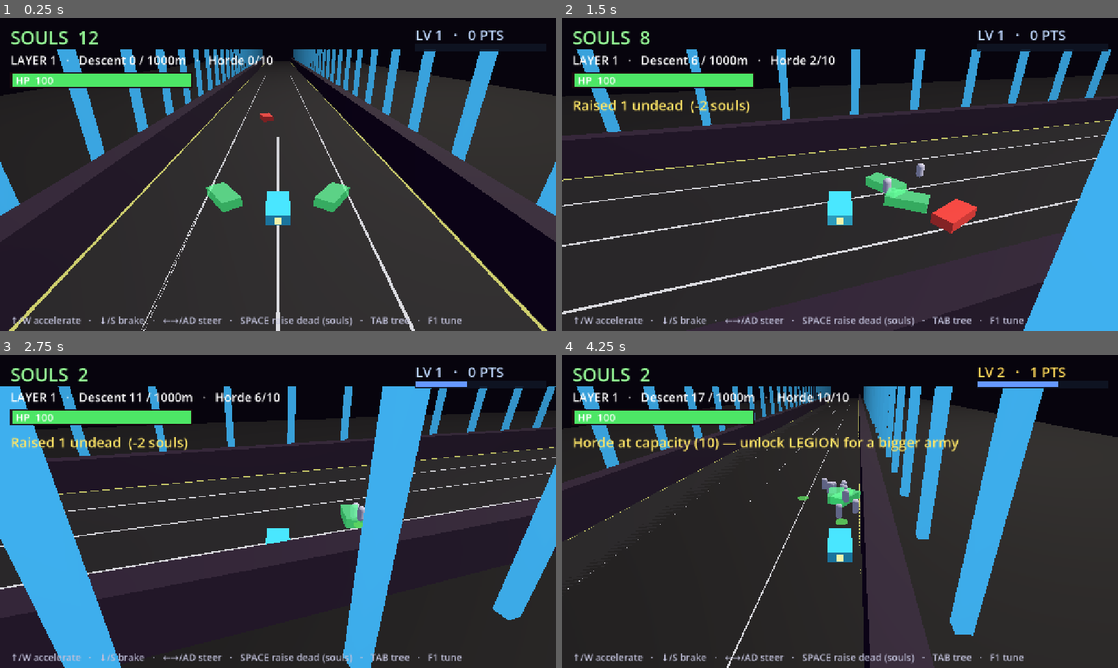
Above: before the commit, frames 1-4 (two rows, left to right).
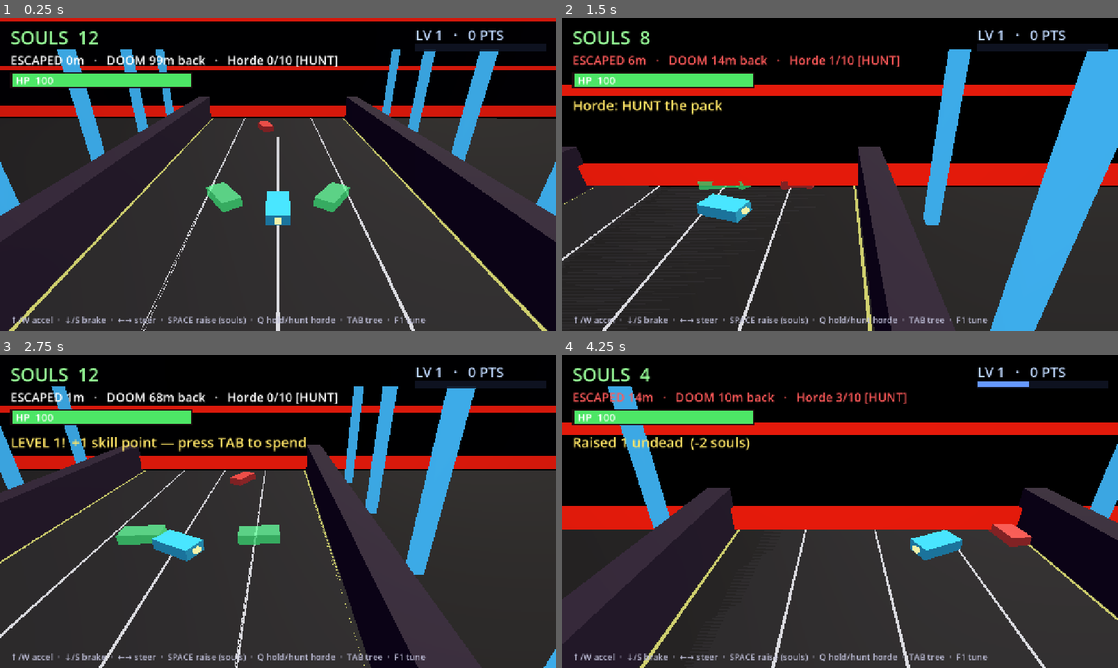
Above: after the commit, the same moments.

Repository: sbanders1/pitfall
Game: Godot game, scene res://scenes/Main.tscn
Same seed, same stepped clock (60 frames per second), same inputs: the game is played once before the commit and once after it.
Inputs (mouse positions are in pixels of both pictures, inside the frame that each line leads up to):
- Up to frame 1 (0.25 s): no input
- Up to frame 2 (1.5 s): tap Enter at 0.5, 0.6 s; move the mouse to (962, 158) at 0.52 s; hold D 0.53-1.28 s; tap Space at 0.77, 1.07 s; tap Q at 0.8, 1.35 s; move the mouse to (728, 190) at 1.27 s; hold S from 1.28 s (still down)
- Up to frame 3 (2.75 s): tap Space at 1.52, 1.55, 1.82, 2.1 s; move the mouse to (333, 442) at 2.02 s; release S at 2.03 s; hold D from 2.03 s (still down); tap Enter at 2.3 s
- Up to frame 4 (4.25 s): move the mouse to (812, 574) at 2.77 s; release D at 2.78 s; hold W 2.78-3.53 s; tap Enter at 2.85 s; tap Space at 3.02, 3.32, 3.77, 3.8, 4.07 s; tap Q at 3.05, 3.6 s; move the mouse to (1006, 558) at 3.52 s; hold A from 3.53 s (still down)

The runs differ from the first frame. In frame 1, 15% of the frame differs, in the area x 0-100%, y 0-99%; in frame 2, 48%, in the area x 0-100%, y 10-100%; in frame 3, 44%; in frame 4, 47%.

Commit message:
The Doom wall: escape-the-pit loop with run-end and horde commands
Reframes the game from descending into the pit to clawing OUT of it while
a wall of dark chases you up.

- The Doom: a wall in your rear-view that paces a fraction of your top
  speed and ramps relentlessly past it; pin to it or the run ends
- Real run loop: caught by the wall or wrecked to 0 HP ends the run with
  distance + best, SPACE to dive back in
- Horde commands (Q): HOLD THE LINE hurls the horde into the wall to shove
  it back (with recoil flash); HUNT chases rivals
- Kills shove the wall back; rivals spawn between you and the wall
- Dark Momentum buffed to +60/minion — a full horde outruns the dark
- F1 panel "The Doom" section to tune the menace live

Co-Authored-By: Claude Opus 4.8 <noreply@anthropic.com>

Diff:
--- a/scripts/Build.gd
+++ b/scripts/Build.gd
@@ -71,7 +71,7 @@
 		"cost": 2,
 		"req": ["bone_riders"],
 		"pos": Vector2(260, 100),
-		"desc": "Every minion in your legion feeds your engine. The bigger the horde at your back, the faster you fly. Raise an army and outrun the world.",
+		"desc": "Every minion in your horde feeds your engine — hard. A full legion at your back hurls you forward fast enough to outrun the dark itself. Speed IS survival.",
 	},
 	{
 		"id": "necrotic_bloom",
--- a/scripts/Enemy.gd
+++ b/scripts/Enemy.gd
@@ -137,6 +137,9 @@
 func _die() -> void:
 	Build.add_souls(2)   # harvested fuel for raising the dead
 	Build.add_xp(4)      # and progress toward your next level
+	var w := get_tree().get_nodes_in_group("world")
+	if w.size() > 0:
+		w[0].on_kill()   # a felled pursuer buys ground against the dark
 	var c := Corpse.new()
 	c.spawn_pos = global_position
 	get_parent().add_child.call_deferred(c)
--- a/scripts/HUD.gd
+++ b/scripts/HUD.gd
@@ -16,6 +16,9 @@
 var disp_level := 1
 var disp_points := 0
 var initialized := false
+var over_bg: ColorRect
+var over_lbl: Label
+var game_over_on := false
 
 const HP_BAR_W := 420.0
 const HP_BAR_H := 38.0
@@ -67,9 +70,27 @@
 	xp_fill.mouse_filter = Control.MOUSE_FILTER_IGNORE
 	add_child(xp_fill)
 
-	var help := _label(Vector2(24, 680), 22)
+	var help := _label(Vector2(24, 680), 20)
 	help.modulate = Color(0.75, 0.75, 0.85)
-	help.text = "↑/W accelerate   ·   ↓/S brake   ·   ←→/AD steer   ·   SPACE raise dead (souls)   ·   TAB tree   ·   F1 tune"
+	help.text = "↑/W accel  ·  ↓/S brake  ·  ←→ steer  ·  SPACE raise (souls)  ·  Q hold/hunt horde  ·  TAB tree  ·  F1 tune"
+
+	# Game-over overlay (hidden until the dark takes you).
+	over_bg = ColorRect.new()
+	over_bg.color = Color(0.0, 0.0, 0.0, 0.84)
+	over_bg.position = Vector2.ZERO
+	over_bg.size = vp
+	over_bg.visible = false
+	over_bg.mouse_filter = Control.MOUSE_FILTER_IGNORE
+	add_child(over_bg)
+	over_lbl = Label.new()
+	over_lbl.position = Vector2(0, vp.y * 0.30)
+	over_lbl.size = Vector2(vp.x, vp.y * 0.4)
+	over_lbl.add_theme_font_size_override("font_size", 38)
+	over_lbl.horizontal_alignment = HORIZONTAL_ALIGNMENT_CENTER
+	over_lbl.autowrap_mode = TextServer.AUTOWRAP_WORD_SMART
+	over_lbl.visible = false
+	over_lbl.mouse_filter = Control.MOUSE_FILTER_IGNORE
+	add_child(over_lbl)
 
 	Build.souls_changed.connect(_on_souls)
 	Build.xp_changed.connect(_on_xp)
@@ -88,9 +109,10 @@
 	var minions := get_tree().get_nodes_in_group("minion").size()
 	var cap := 24 if Build.has("legion") else 10
 	var w = _world()
-	var layer = w.layer if w else 1
-	var goal = w.goal_depth if w else 1000
-	info_lbl.text = "LAYER %d   ·   Descent %d / %dm   ·   Horde %d/%d" % [layer, _depth(), goal, minions, cap]
+	var gap_m: int = int(w.gap / 10.0) if w else 0
+	var holding: bool = w != null and w.horde_stance() == 1
+	info_lbl.text = "ESCAPED %dm   ·   DOOM %dm back   ·   Horde %d/%d [%s]" % [_depth(), gap_m, minions, cap, "HOLD" if holding else "HUNT"]
+	info_lbl.modulate = Color(1.0, 0.35, 0.35) if gap_m < 50 else Color(1, 1, 1)
 
 	var hp := _player_hp()
 	var mx := _player_maxhp()
@@ -125,6 +147,28 @@
 	flash_lbl.text = msg
 	flash_t = 2.5
 
+func game_over(reason: String, dist: int, best: int) -> void:
+	game_over_on = true
+	over_bg.visible = true
+	over_lbl.visible = true
+	over_lbl.text = "%s\n\nYou clawed up %d m.    Best: %d m\n\nPress SPACE to fall back in and try again." % [reason, dist, best]
+
+func hide_game_over() -> void:
+	game_over_on = false
+	over_bg.visible = false
+	over_lbl.visible = false
+
+func _input(event: InputEvent) -> void:
+	if not game_over_on:
+		return
+	if event is InputEventKey and event.pressed and not event.echo:
+		if event.keycode == KEY_SPACE or event.keycode == KEY_ENTER:
+			var w = _world()
+			if w:
+				w._reset_run()
+			hide_game_over()
+			get_viewport().set_input_as_handled()
+
 func _world():
 	var a := get_tree().get_nodes_in_group("world")
 	return a[0] if a.size() > 0 else null
--- a/scripts/Main.gd
+++ b/scripts/Main.gd
@@ -31,6 +31,21 @@
 var goal_depth := 1000     # absolute depth (m) that clears the current layer
 const LAYER_STRIDE := 1000  # each layer is this much deeper than the last
 
+# The Doom — a wall of dark that chases you up out of the pit. Stay ahead of it or the
+# run ends. Kills and skeletons hurled into it (Q = HOLD) buy back distance.
+var wall: Node3D
+var wall_mat: StandardMaterial3D
+var gap := 1200.0          # distance from you to the wall's leading edge
+var run_time := 0.0
+var wall_flash := 0.0      # brief emission spike when the horde slams it back
+var dead := false
+var best := 0
+var stance := 0            # 0 = HUNT (chase rivals), 1 = HOLD (hurl horde at the wall)
+const GAP_START := 1200.0
+const GAP_MAX := 1700.0
+const STANCE_HUNT := 0
+const STANCE_HOLD := 1
+
 func _ready() -> void:
 	randomize()
 	road_half = num_lanes * lane_w / 2.0
@@ -51,11 +66,9 @@
 
 	# The necromancer rides in with two persistent summoned death cars — your means
 	# of killing rivals without ever touching them yourself.
-	for off in [Vector3(-150.0, 0.0, 80.0), Vector3(150.0, 0.0, 80.0)]:
-		var d := DeathCar.new()
-		d.slot = off
-		d.position = player.global_position + off
-		add_child(d)
+	_spawn_death_cars()
+	_build_wall()
+	gap = GAP_START
 
 	hud = HUD.new()
 	add_child(hud)
@@ -72,9 +85,12 @@
 	_treadmill()
 
 func _process(delta: float) -> void:
-	if get_tree().paused:
+	if get_tree().paused or dead:
 		return
 	_treadmill()
+	_update_wall(delta)
+	if dead:
+		return
 	spawn_timer -= delta
 	var count := get_tree().get_nodes_in_group("enemy").size()
 	# Only a handful of hunters at once — 4 at the surface, creeping up as you descend.
@@ -108,11 +124,109 @@
 func _check_goal() -> void:
 	if depth_m() < goal_depth:
 		return
-	var cleared := layer
-	layer += 1
+	layer += 1   # tracked for the traffic-density ramp
 	goal_depth += LAYER_STRIDE
 	Build.add_souls(8)
-	hud.flash("LAYER %d CLEARED — +8 souls. The pit deepens..." % cleared)
+	hud.flash("CHECKPOINT — +8 souls. Keep climbing out!")
+
+func _update_wall(delta: float) -> void:
+	run_time += delta
+	# The wall paces YOUR top speed and relentlessly accelerates past it — early on you
+	# can pull ahead by flooring it, but soon raw speed alone won't keep you clear.
+	var wall_speed := Tune.player_top * Tune.wall_base + Tune.wall_ramp * run_time
+	var pspeed := player.velocity.length()
+	gap += (pspeed - wall_speed) * delta
+	gap = minf(gap, GAP_MAX)
+	if gap <= 0.0:
+		end_run("THE DARK SWALLOWED YOU")
+		return
+	wall.position = Vector3(0.0, 0.0, player.global_position.z + gap + 70.0)
+	wall_flash = maxf(0.0, wall_flash - delta)
+	wall_mat.emission_energy_multiplier = 1.6 + 0.6 * sin(run_time * 6.0) + wall_flash * 12.0
+
+func wall_front_z() -> float:
+	return player.global_position.z + gap
+
+func horde_stance() -> int:
+	return stance
+
+func on_kill() -> void:
+	# A felled pursuer buys you ground against the dark.
+	gap = minf(gap + Tune.wall_push_kill, GAP_MAX)
+
+func on_skull_sacrificed() -> void:
+	# A skeleton hurled into the wall shoves it back, and the dark recoils with a flash.
+	gap = minf(gap + Tune.wall_push_skull, GAP_MAX)
+	wall_flash = 0.18
+
+func end_run(reason: String) -> void:
+	if dead:
+		return
+	dead = true
+	var dist := depth_m()
+	best = max(best, dist)
+	get_tree().paused = true
+	hud.game_over(reason, dist, best)
+
+func _reset_run() -> void:
+	for g in ["enemy", "minion", "corpse", "deathcar", "miasma"]:
+		for n in get_tree().get_nodes_in_group(g):
+			n.queue_free()
+	Build.reset()
+	Build.add_souls(12)
+	player.global_position = Vector3.ZERO
+	player.velocity = Vector3.ZERO
+	player.hp = player.max_hp
+	player.heading = 0.0
+	_spawn_death_cars()
+	gap = GAP_START
+	run_time = 0.0
+	accum = 0.0
+	layer = 1
+	goal_depth = 1000
+	stance = STANCE_HUNT
+	spawn_timer = 0.0
+	dead = false
+	get_tree().paused = false
+	_treadmill()
+
+func _spawn_death_cars() -> void:
+	for off in [Vector3(-150.0, 0.0, 80.0), Vector3(150.0, 0.0, 80.0)]:
+		var d := DeathCar.new()
+		d.slot = off
+		d.position = player.global_position + off
+		add_child(d)
+
+func _build_wall() -> void:
+	wall = Node3D.new()
+	add_child(wall)
+	var w := road_half * 2.0 + 3200.0
+	# Dark towering slab that blots out the road behind you.
+	var slab := MeshInstance3D.new()
+	var bm := BoxMesh.new()
+	bm.size = Vector3(w, 1600.0, 140.0)
+	slab.mesh = bm
+	var dm := StandardMaterial3D.new()
+	dm.albedo_color = Color(0.05, 0.0, 0.02)
+	dm.roughness = 1.0
+	slab.material_override = dm
+	slab.position = Vector3(0.0, 600.0, 0.0)
+	wall.add_child(slab)
+	# Molten glowing bands up the leading face — the dark, churning and hungry.
+	wall_mat = StandardMaterial3D.new()
+	wall_mat.shading_mode = BaseMaterial3D.SHADING_MODE_UNSHADED
+	wall_mat.albedo_color = Color(0.95, 0.12, 0.06)
+	wall_mat.emission_enabled = true
+	wall_mat.emission = Color(1.0, 0.2, 0.05)
+	wall_mat.emission_energy_multiplier = 2.0
+	for i in range(0, 6):
+		var band := MeshInstance3D.new()
+		var bmm := BoxMesh.new()
+		bmm.size = Vector3(w, 60.0 if i == 0 else 24.0, 24.0)
+		band.mesh = bmm
+		band.material_override = wall_mat
+		band.position = Vector3(0.0, 40.0 + i * 230.0, -78.0)
+		wall.add_child(band)
 
 func _unhandled_input(event: InputEvent) -> void:
 	if event is InputEventKey and event.pressed and not event.echo:
@@ -122,6 +236,9 @@
 			_raise_dead()
 		elif event.keycode == KEY_F1:
 			settings_ui.toggle()
+		elif event.keycode == KEY_Q:
+			stance = STANCE_HOLD if stance == STANCE_HUNT else STANCE_HUNT
+			hud.flash("Horde: %s" % ("HOLD THE LINE — hurl them at the dark!" if stance == STANCE_HOLD else "HUNT the pack"))
 
 const SOUL_PER_RAISE := 2   # souls burned to tear each skeleton out of the dirt
 
@@ -160,6 +277,7 @@
 	# Spawn BEHIND the player (larger Z = further back), in a lane. The rival's
 	# rubber-band then surges it up into view to hunt you.
 	var behind := randf_range(700.0, 1500.0)
+	behind = minf(behind, maxf(300.0, gap - 300.0))   # always spawn between you and the wall
 	var x := lane_center(randi() % num_lanes)
 	e.spawn_pos = Vector3(x, 0.0, player.global_position.z + behind)
 	add_child(e)
--- a/scripts/Minion.gd
+++ b/scripts/Minion.gd
@@ -84,13 +84,24 @@
 		_die()
 		return
 
-	var e = _nearest_enemy()
+	var e = null
 	var target_pos: Vector3
-	if e:
-		target_pos = e.global_position
+	var w = _world()
+	if w and w.horde_stance() == 1:
+		# HOLD THE LINE: peel off and hurl yourself into the dark to slow it.
+		var wz: float = w.wall_front_z()
+		if global_position.z >= wz - 80.0:
+			w.on_skull_sacrificed()
+			queue_free()
+			return
+		target_pos = Vector3(global_position.x, 0.0, wz)
 	else:
-		var p = _player()
-		target_pos = (p.global_position + wander) if p else global_position
+		e = _nearest_enemy()
+		if e:
+			target_pos = e.global_position
+		else:
+			var p = _player()
+			target_pos = (p.global_position + wander) if p else global_position
 
 	var to := target_pos - global_position
 	to.y = 0.0
@@ -139,6 +150,10 @@
 	var a := get_tree().get_nodes_in_group("player")
 	return a[0] if a.size() > 0 else null
 
+func _world():
+	var a := get_tree().get_nodes_in_group("world")
+	return a[0] if a.size() > 0 else null
+
 func take_damage(d: float) -> void:
 	hp -= d
 	hit_flash = 0.12
--- a/scripts/Player.gd
+++ b/scripts/Player.gd
@@ -16,6 +16,12 @@
 var radius := 18.0
 var invuln := 0.0
 var cam: Camera3D
+const CAM_HEIGHT := 360.0     # camera height above the road
+const CAM_FRONT := -560.0     # camera sits this far in FRONT of the car (-Z is forward)
+const CAM_LOOK := 220.0       # ...and aims at a point this far BEHIND it
+const CAM_SLIDE := 300.0      # how far it drifts sideways into your steering
+var _cam_x := 0.0             # smoothed lateral position of the rig
+var _cam_basis: Basis         # fixed look-back orientation — never yaws with the car
 
 func _ready() -> void:
 	collision_layer = 2
@@ -56,20 +62,24 @@
 
 	# High chase cam: child of the car so it always rides behind the nose, pitched
 	# down enough to keep the road ahead AND the horde behind mostly in frame.
-	# REAR-VIEW camera: it sits in FRONT of the car (forward is -Z) and looks BACK over
-	# the tail, so the screen always shows what's chasing you. Driving forward becomes
-	# watching your six — the whole game is about keeping pursuers off your bumper.
+	# REAR-VIEW camera: it sits in FRONT of the car and looks BACK over the tail, so the
+	# screen always shows what's chasing you. Crucially it holds a FIXED look-back angle
+	# (it never yaws with the car) — _update_camera only slides it sideways into your
+	# turns, which is far more comfortable than rotating a backward-facing view.
 	cam = Camera3D.new()
 	cam.fov = 60.0
 	cam.far = 9000.0
 	add_child(cam)
-	cam.transform = Transform3D(Basis(), Vector3(0.0, 360.0, -560.0)).looking_at(Vector3(0.0, 0.0, 220.0), Vector3.UP)
+	_cam_basis = Transform3D(Basis(), Vector3(0.0, CAM_HEIGHT, CAM_FRONT)).looking_at(Vector3(0.0, 0.0, CAM_LOOK), Vector3.UP).basis
+	_cam_x = global_position.x
 	cam.make_current()
+	_update_camera()
 
 func current_max_speed() -> float:
 	var m := Tune.player_top
 	if Build.has("dark_momentum"):
-		m += get_tree().get_nodes_in_group("minion").size() * 24.0
+		# A full horde hurls you forward fast enough to outrun the dark itself.
+		m += get_tree().get_nodes_in_group("minion").size() * 60.0
 	return m
 
 func _physics_process(delta: float) -> void:
@@ -113,9 +123,17 @@
 	move_and_slide()
 	global_position.y = 0.0                # stay pinned to the ground plane
 	_check_ram()
+	_update_camera()
 
 func _forward() -> Vector3:
 	return Vector3(sin(heading), 0.0, -cos(heading))
+
+func _update_camera() -> void:
+	# Hold the fixed look-back angle and only slide sideways in the direction you're
+	# steering — the car yaws beneath it, the camera doesn't. Smoothed so it eases over.
+	var slide := sin(heading) * CAM_SLIDE
+	_cam_x = lerpf(_cam_x, global_position.x + slide, 0.2)
+	cam.global_transform = Transform3D(_cam_basis, Vector3(_cam_x, CAM_HEIGHT, global_position.z + CAM_FRONT))
 
 func _check_ram() -> void:
 	var spd := velocity.length()
@@ -139,8 +157,7 @@
 	hp -= d
 	invuln = 0.6
 	if hp <= 0.0:
-		hp = max_hp
-		global_position = Vector3.ZERO
-		velocity = Vector3.ZERO
-		heading = 0.0
-		invuln = 1.5
+		hp = 0.0
+		var w := get_tree().get_nodes_in_group("world")
+		if w.size() > 0:
+			w[0].end_run("WRECKED BY THE PACK")
--- a/scripts/SettingsPanel.gd
+++ b/scripts/SettingsPanel.gd
@@ -13,13 +13,13 @@
 	var bg := ColorRect.new()
 	bg.color = Color(0.03, 0.02, 0.06, 0.92)
 	bg.position = Vector2(832, 14)
-	bg.size = Vector2(432, 560)
+	bg.size = Vector2(432, 690)
 	add_child(bg)
 
 	root = VBoxContainer.new()
 	root.position = Vector2(852, 26)
 	root.custom_minimum_size = Vector2(394, 0)
-	root.add_theme_constant_override("separation", 8)
+	root.add_theme_constant_override("separation", 5)
 	add_child(root)
 
 	_header("TUNING — F1 to close", Color(0.6, 1.0, 0.6))
@@ -35,6 +35,11 @@
 	_row("Brake +/-", "enemy_brake_div", 0.0, 0.8, 0.01, 2)
 	_header("Combat", Color(0.9, 0.8, 0.4))
 	_check("Keep my speed when I ram", "ram_keep_speed")
+	_header("The Doom", Color(1.0, 0.4, 0.35))
+	_row("Wall speed (xTop)", "wall_base", 0.3, 1.6, 0.02, 2)
+	_row("Wall ramp /s", "wall_ramp", 0.0, 40.0, 0.5, 1)
+	_row("Push / kill", "wall_push_kill", 0.0, 800.0, 20.0, 0)
+	_row("Push / skull", "wall_push_skull", 0.0, 600.0, 20.0, 0)
 
 func toggle() -> void:
 	visible = not visible
--- a/scripts/Tune.gd
+++ b/scripts/Tune.gd
@@ -19,3 +19,9 @@
 
 # Combat
 var ram_keep_speed := true    # if true, ramming a rival no longer bleeds your speed
+
+# The Doom — the wall of dark chasing you up out of the pit
+var wall_base := 0.8           # wall cruises at this FRACTION of your top speed
+var wall_ramp := 10.0          # +units/s it gains every second — soon outpaces you
+var wall_push_kill := 250.0    # distance you regain for each rival you kill
+var wall_push_skull := 120.0   # distance regained per skeleton hurled into it (Q = HOLD)
